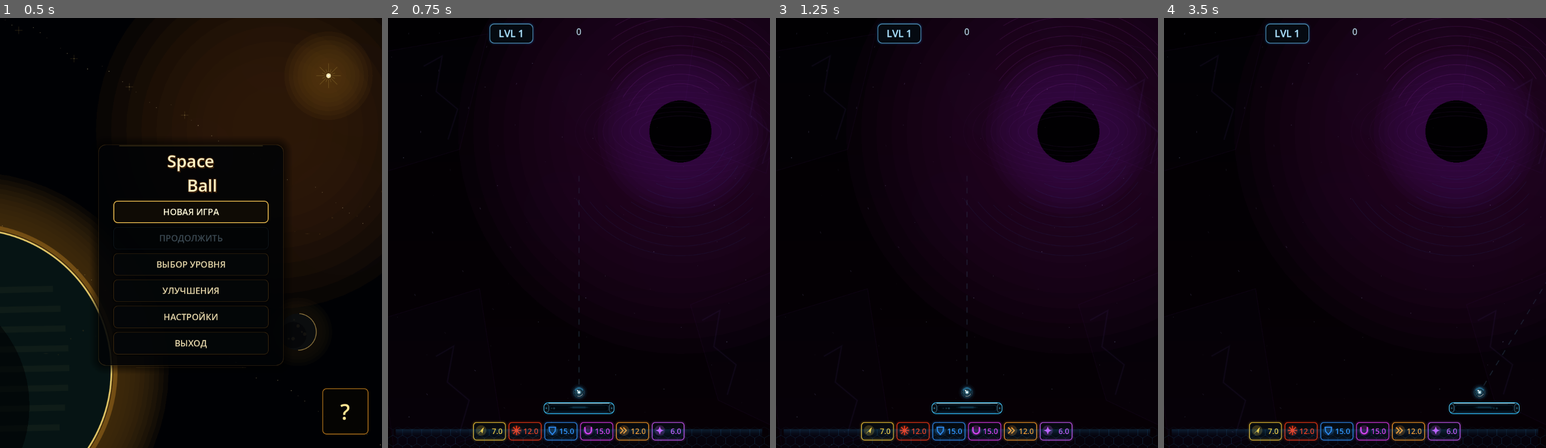
Above: before the commit, frames 1-4 (left to right).
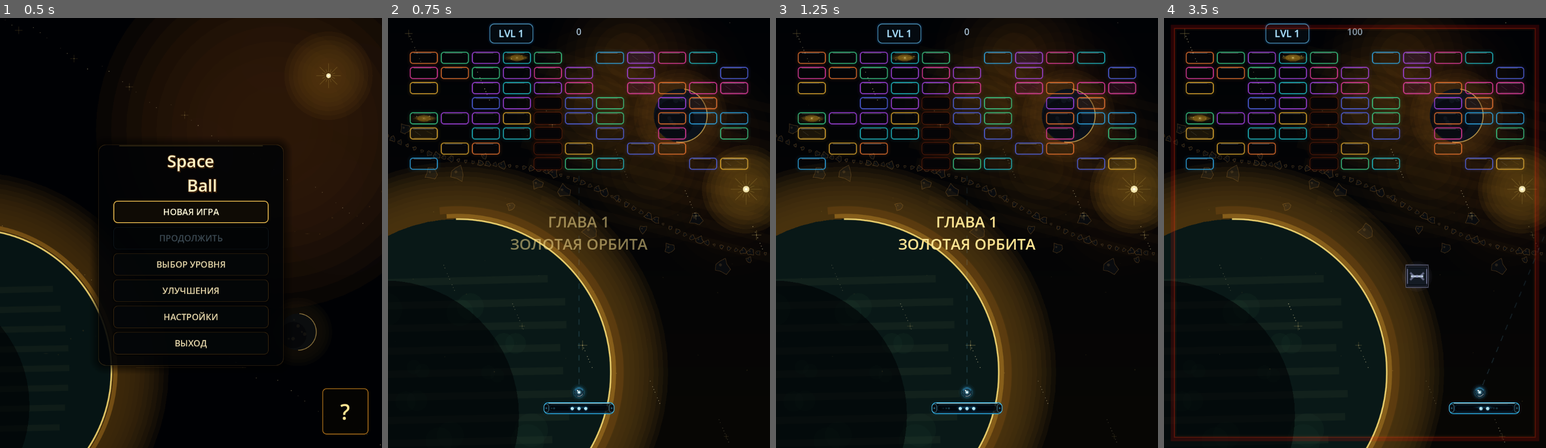
Above: after the commit, the same moments.

Repository: Ardarik421/arkanoid
Game: Godot game, scene res://scenes/main_menu.tscn
Same seed, same stepped clock (60 frames per second), same inputs: the game is played once before the commit and once after it.
Inputs (mouse positions are in pixels of both pictures, inside the frame that each line leads up to):
- Up to frame 1 (0.5 s): no input
- Up to frame 2 (0.75 s): click "НОВАЯ ИГРА" at 0.5 s
- Up to frame 3 (1.25 s): no input
- Up to frame 4 (3.5 s): tap Enter at 1.25 s; move the mouse to (1439, 211) at 1.27 s; hold D (move_right) 1.28-2.03 s; tap Space (launch_ball) at 1.35, 2.1, 2.85 s; click (1439, 211) at 1.42 s; move the mouse to (1278, 254) at 2.02 s; hold A (move_left) 2.03-2.78 s; click (1278, 254) at 2.17 s; move the mouse to (1393, 138) at 2.77 s; hold D (move_right) from 2.78 s (still down); click (1393, 138) at 2.92 s

Frame 1 is identical in both runs. In frame 2, 37% of the frame differs, in the area x 0-100%, y 0-100%; in frame 3, 37%; in frame 4, 39%.
Error before the commit: Parse Error: Cannot infer the type of "compact" variable because the value doesn't have a set type. (res://scenes/main.gd:257)

Commit message:
Drive gameplay geometry from display mode

Diff:
--- a/scenes/main.gd
+++ b/scenes/main.gd
@@ -168,11 +168,11 @@
 
 const MAX_RANDOM_BONUSES_ON_SCREEN: int = 5
 const DEFAULT_PADDLE_Y: float = 980.0
-const COMPACT_PADDLE_Y: float = 760.0
+const COMPACT_PADDLE_Y: float = 700.0
 const DEFAULT_SHIELD_Y: float = 1040.0
-const COMPACT_SHIELD_Y: float = 805.0
+const COMPACT_SHIELD_Y: float = 760.0
 const DEFAULT_DEATH_ZONE_Y: float = 1120.0
-const COMPACT_DEATH_ZONE_Y: float = 850.0
+const COMPACT_DEATH_ZONE_Y: float = 820.0
 
 # =========================
 # СОСТОЯНИЕ ГЕНЕРАЦИИ УРОВНЯ
@@ -254,7 +254,7 @@
 	layer.add_child(victory_fade)
 
 func _apply_gameplay_layout() -> void:
-	var compact := SettingsManager.compact_gameplay_layout
+	var compact := SettingsManager.display_mode == 1
 	var paddle_y := COMPACT_PADDLE_Y if compact else DEFAULT_PADDLE_Y
 	var shield_y := COMPACT_SHIELD_Y if compact else DEFAULT_SHIELD_Y
 	var death_y := COMPACT_DEATH_ZONE_Y if compact else DEFAULT_DEATH_ZONE_Y
@@ -265,7 +265,7 @@
 		hint_label.position.y = 655.0 if compact else 875.0
 
 func _reset_paddle_position() -> void:
-	$Paddle.global_position = Vector2(480.0, COMPACT_PADDLE_Y if SettingsManager.compact_gameplay_layout else DEFAULT_PADDLE_Y)
+	$Paddle.global_position = Vector2(480.0, COMPACT_PADDLE_Y if SettingsManager.display_mode == 1 else DEFAULT_PADDLE_Y)
 
 func _show_chapter_intro_if_needed() -> void:
 	if (current_level - 1) % 10 != 0:
@@ -539,7 +539,7 @@
 	$GameOverLabel.visible = false
 
 	$Paddle.can_move = true
-	$Paddle.global_position = Vector2(480, COMPACT_PADDLE_Y if SettingsManager.compact_gameplay_layout else DEFAULT_PADDLE_Y)
+	$Paddle.global_position = Vector2(480, COMPACT_PADDLE_Y if SettingsManager.display_mode == 1 else DEFAULT_PADDLE_Y)
 
 	clear_bonuses()
 
@@ -581,7 +581,7 @@
 
 	$WinLabel.visible = false
 	$Paddle.can_move = true
-	$Paddle.global_position = Vector2(480, COMPACT_PADDLE_Y if SettingsManager.compact_gameplay_layout else DEFAULT_PADDLE_Y)
+	$Paddle.global_position = Vector2(480, COMPACT_PADDLE_Y if SettingsManager.display_mode == 1 else DEFAULT_PADDLE_Y)
 
 	for brick in $Bricks.get_children():
 		$Bricks.remove_child(brick)
